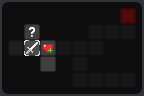
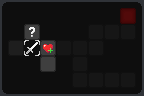
Comparing the layer stacks of the two 144 × 96 images. Changes:
painted on "current" over [24, 40, 40, 56]
